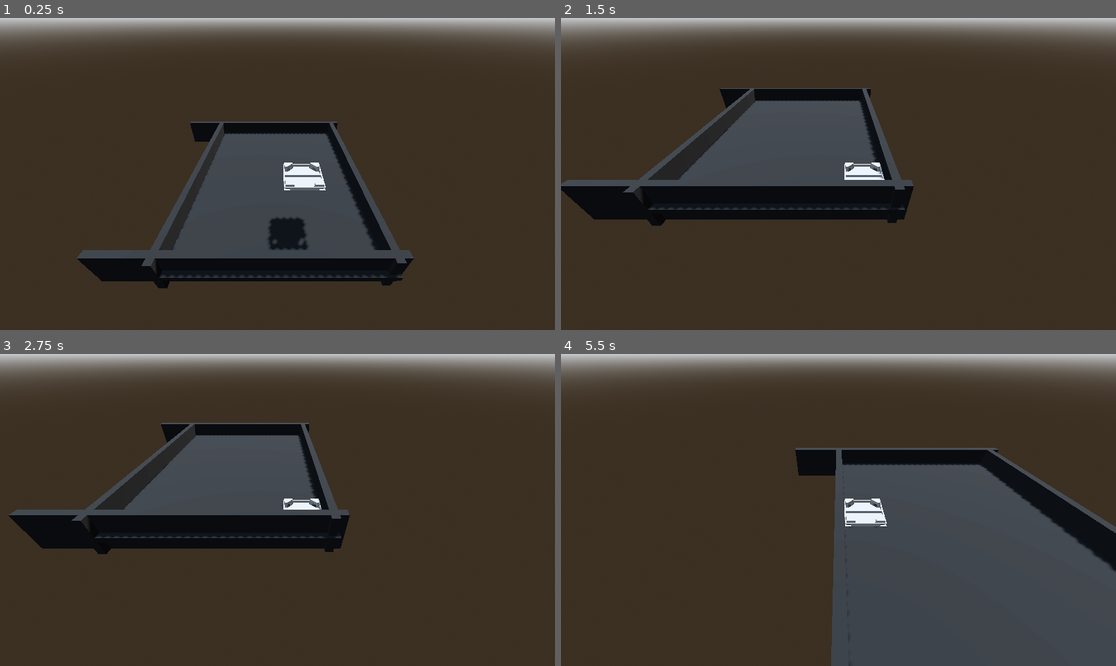
Above: before the commit, frames 1-4 (two rows, left to right).
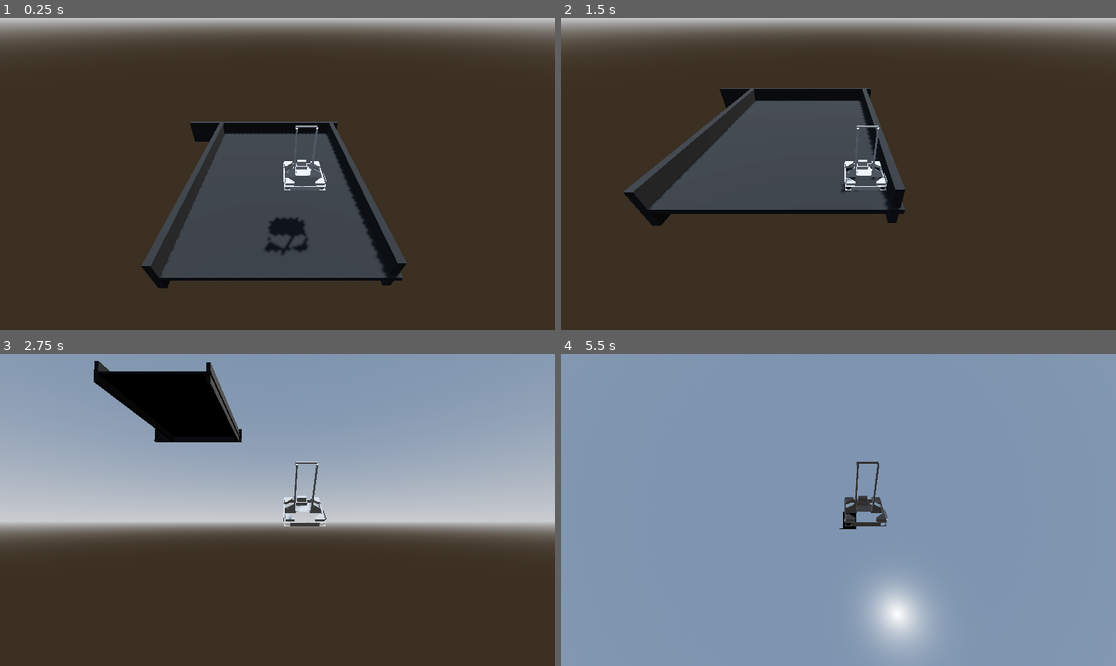
Above: after the commit, the same moments.

Repository: HenryLi-0/vectors
Game: Godot game, scene res://scenes/main.tscn
Two runs of this game, one before a commit and one after it. Both use one fixed random seed, a clock stepped at 60 frames per second and the inputs below.
Inputs:
- Up to frame 1 (0.25 s): no input
- Up to frame 2 (1.5 s): hold Right (ui_right) 0.53-1.28 s; tap Enter at 1.25 s; hold Down (ui_down) from 1.28 s (still down)
- Up to frame 3 (2.75 s): release Down (ui_down) at 2.03 s; hold Right (ui_right) from 2.03 s (still down)
- Up to frame 4 (5.5 s): release Right (ui_right) at 2.78 s; hold Up (ui_up) 2.78-3.53 s; hold Left (ui_left) 3.53-5.03 s; hold Down (ui_down) from 5.03 s (still down)

The runs differ from the first frame. In frame 1, 4.4% of the frame differs, in the area x 13-75%, y 34-85%; in frame 2, 5.9%; in frame 3, 61%; in frame 4, 100%, in the area x 0-100%, y 0-100%.

Commit message:
lots of cading and im tired

Diff:
--- a/vectors/scenes/testing.tscn
+++ b/vectors/scenes/testing.tscn
@@ -1,7 +1,7 @@
 [gd_scene load_steps=9 format=3 uid="uid://c746gv0tu0rs0"]
 
 [ext_resource type="Script" uid="uid://b2x74n4x3cx2g" path="res://scripts/testsilly.gd" id="1_pcu7d"]
-[ext_resource type="ArrayMesh" uid="uid://bidny5yhalfk4" path="res://assets/robots/yr2025 - frc1778/1778 simplified-drivetrain-2025-08-09 22-22-43.obj" id="1_ryjsw"]
+[ext_resource type="ArrayMesh" uid="uid://dv0xuogjn6ott" path="res://assets/robots/yr2025 - frc1778/drivetrain.obj" id="2_pcu7d"]
 
 [sub_resource type="ProceduralSkyMaterial" id="ProceduralSkyMaterial_nhxv8"]
 sky_horizon_color = Color(0.662243, 0.671743, 0.686743, 1)
@@ -41,9 +41,9 @@
 transform = Transform3D(1, 0, 0, 0, 1, 0, 0, 0, 1, 0.474214, 1.4507, 0.761547)
 shape = SubResource("BoxShape3D_nhxv8")
 
-[node name="1778Simplified-drivetrain-2025-08-0922-22-43" type="MeshInstance3D" parent="robot"]
+[node name="1778 base" type="MeshInstance3D" parent="robot"]
 transform = Transform3D(1, 0, 0, 0, -4.37114e-08, 1, 0, -1, -4.37114e-08, 0.482492, 1.38315, 0.762869)
-mesh = ExtResource("1_ryjsw")
+mesh = ExtResource("2_pcu7d")
 skeleton = NodePath("../..")
 
 [node name="Camera3D" type="Camera3D" parent="robot"]
@@ -72,9 +72,3 @@
 use_collision = true
 mesh = SubResource("BoxMesh_pcu7d")
 material = SubResource("StandardMaterial3D_pcu7d")
-
-[node name="the wall4" type="CSGMesh3D" parent="."]
-transform = Transform3D(1.93635e-08, 0, 5.51, 0, -0.786319, 0, -0.147661, 0, 7.22549e-07, -0.528102, 0.0333915, 1.94987)
-use_collision = true
-mesh = SubResource("BoxMesh_pcu7d")
-material = SubResource("StandardMaterial3D_pcu7d")
Not shown, removed: vectors/assets/robots/yr2025 - frc1778/1778 simplified-drivetrain-2025-08-09 22-22-43.mtl
Not shown, removed: vectors/assets/robots/yr2025 - frc1778/1778 simplified-drivetrain-2025-08-09 22-22-43.obj
Not shown, removed: vectors/assets/robots/yr2025 - frc1778/1778 simplified-drivetrain-2025-08-09 22-22-43.obj.import
Not shown, added: vectors/assets/robots/yr2025 - frc1778/drivetrain.mtl
Not shown, added: vectors/assets/robots/yr2025 - frc1778/drivetrain.obj
Not shown, added: vectors/assets/robots/yr2025 - frc1778/drivetrain.obj.import
Not shown, added: updatelogs/images/202508/08102025 - 1.png
Not shown, added: updatelogs/images/202508/08102025 - 2.png
Not shown, added: updatelogs/logs202508/08102025.md
